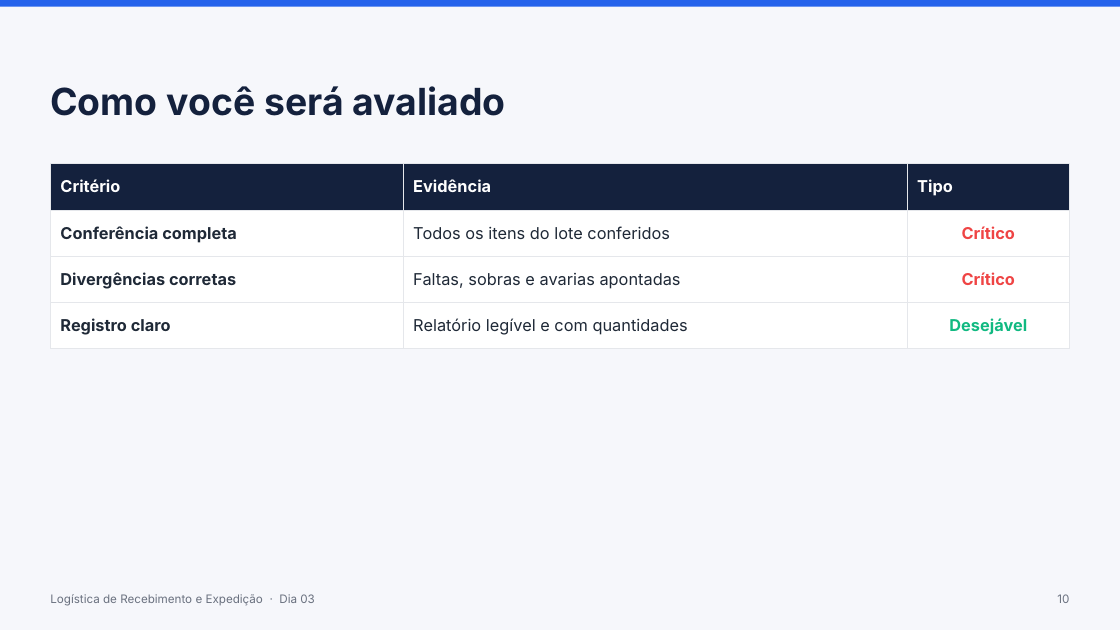
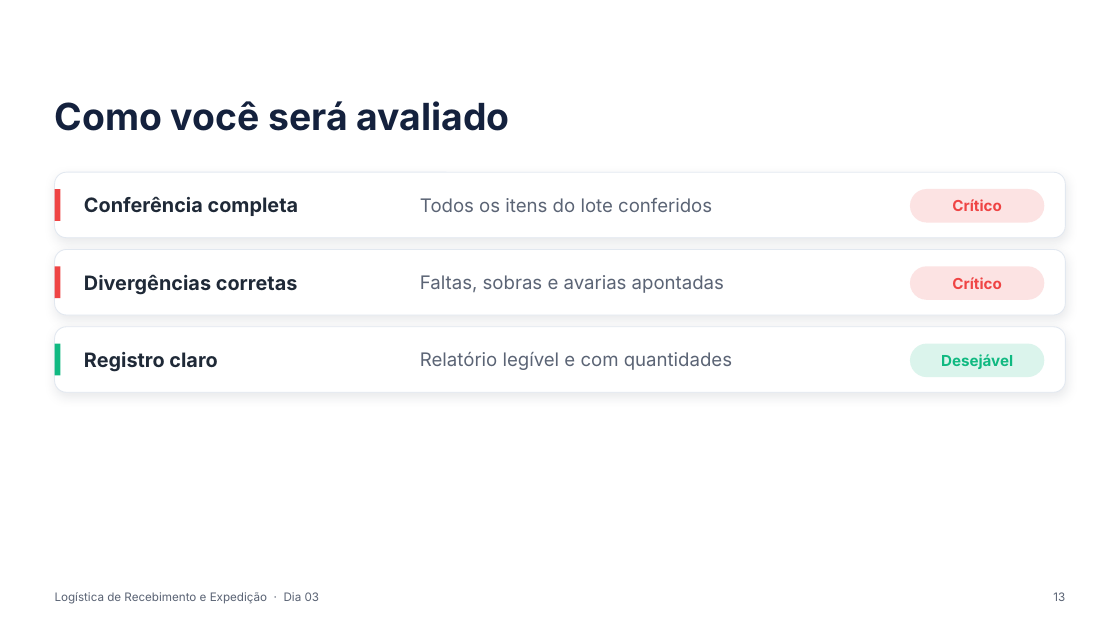
Before and after one commit to marcusvalerio/GeraMaterial, a slide deck: slide 13 of skill/gera-slides/exemplos/Dia 03 - Conferência.pptx (slide 10 before the commit). Drawn at 1120x630 pixels with LibreOffice and Linux fonts; fonts in the diff are those of the drawing; background and template pictures are left out. Boxes give left, top, right and bottom in pixels: in the first picture for what was removed or moved away, otherwise in the second. Text is boxed around its words. In the diff, an @@ line names an element or a change of style, - is before the commit and + after.

```diff
--- a/skill/gera-slides/exemplos/Dia 03 - Conferência.pptx
+++ b/skill/gera-slides/exemplos/Dia 03 - Conferência.pptx
@@ background #F6F7FB to picture (left out) @@
@@ rectangle removed at (0,0,1120,7) @@
@@ text "Como você será avaliado": place and size @@
-text "Como você será avaliado" at (50,86,506,116)
+text "Como você será avaliado" at (55,101,510,131)
@@ table removed at (50,164,1070,339), 4 rows, 3 columns @@
-Critério | Evidência | Tipo
-Conferência completa | Todos os itens do lote conferidos | Crítico
-Divergências corretas | Faltas, sobras e avarias apontadas | Crítico
-Registro claro | Relatório legível e com quantidades | Desejável
@@ rounded rectangle added at (55,172,1065,238), fill #FFFFFF, outline #E2E8F0 0.75 pt @@
@@ rectangle added at (55,189,60,221), fill #EF4444 @@
@@ text added at (84,196,299,216), 17 pt, text #1F2937, bold @@
+Conferência completa
@@ text added at (420,198,712,212), 16 pt, text #5B6475 @@
+Todos os itens do lote conferidos
@@ rounded rectangle added at (910,189,1044,223), fill #EF4444 at 15% opacity @@
@@ text added at (952,199,1001,211), 13 pt, text #EF4444, bold @@
+Crítico
@@ rounded rectangle added at (55,250,1065,315), fill #FFFFFF, outline #E2E8F0 0.75 pt @@
@@ rectangle added at (55,266,60,298), fill #EF4444 @@
@@ rounded rectangle added at (910,266,1044,300), fill #EF4444 at 15% opacity @@
@@ text added at (84,274,298,295), 17 pt, text #1F2937, bold @@
+Divergências corretas
@@ text added at (420,275,724,293), 16 pt, text #5B6475 @@
+Faltas, sobras e avarias apontadas
@@ text added at (952,277,1001,289), 13 pt, text #EF4444, bold @@
+Crítico
@@ rounded rectangle added at (55,327,1065,392), fill #FFFFFF, outline #E2E8F0 0.75 pt @@
@@ rectangle added at (55,344,60,376), fill #10B981 @@
@@ text added at (84,352,217,372), 17 pt, text #1F2937, bold @@
+Registro claro
@@ text added at (420,352,732,370), 16 pt, text #5B6475 @@
+Relatório legível e com quantidades
@@ rounded rectangle added at (910,344,1044,377), fill #10B981 at 15% opacity @@
@@ text added at (941,354,1013,369), 13 pt, text #10B981, bold @@
+Desejável
@@ text "Logística de Recebimento e Expedição ..." at (55,592,320,604): text colour #6B7280 to #5B6475 @@
@@ text added at (1053,592,1065,601), 10 pt, text #5B6475 @@
+13
@@ text removed at (1057,594,1069,603) @@
-10
```
Also in this commit, not shown: 11 other slides changed, 4 slides added, 5 other files.
